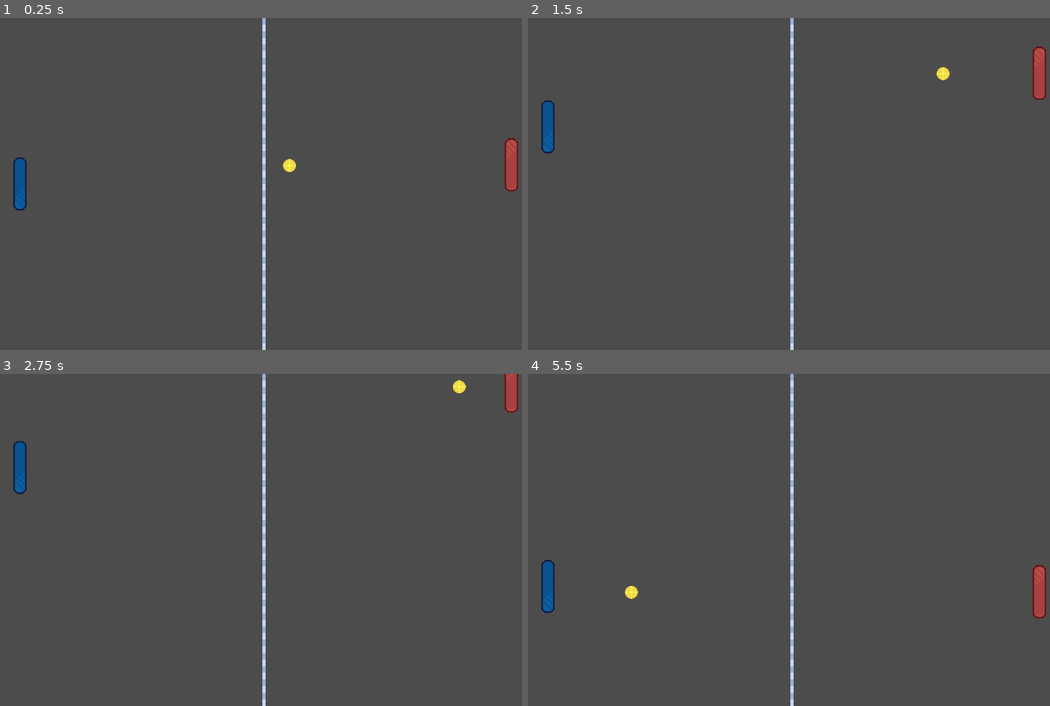
Above: before the commit, frames 1-4 (two rows, left to right).
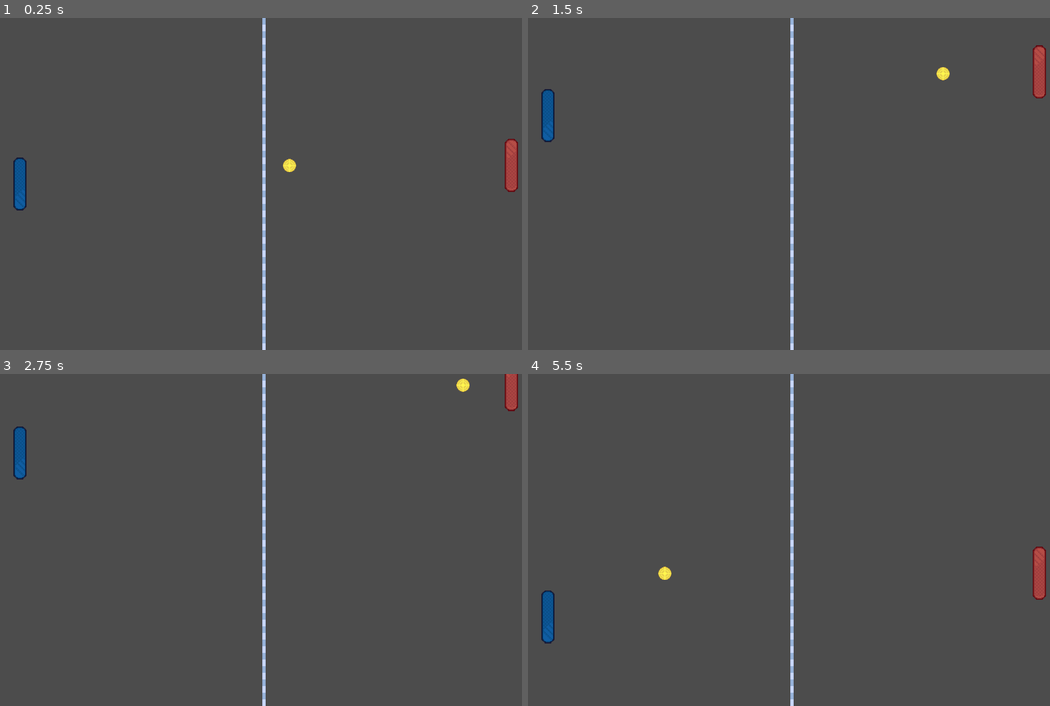
Above: after the commit, the same moments.

Repository: fabarqz/just-another-pong-game-godot
Game: Godot game, scene res://scenes/Game.tscn
Two runs of this game, one before a commit and one after it. Both use one fixed random seed, a clock stepped at 60 frames per second and the inputs below.
Inputs:
- Up to frame 1 (0.25 s): no input
- Up to frame 2 (1.5 s): hold W (player_up) 0.53-1.28 s; hold S (player_down) from 1.28 s (still down)
- Up to frame 3 (2.75 s): release S (player_down) at 2.03 s; hold W (player_up) from 2.03 s (still down)
- Up to frame 4 (5.5 s): release W (player_up) at 3.53 s; hold S (player_down) from 3.53 s (still down)

The runs differ from the first frame. In frame 1, less than 0.1% of the frame differs, in the area x 96-100%, y 36-53%; in frame 2, 0.3%; in frame 3, 0.4%; in frame 4, 1.0%, in the area x 2-100%, y 52-82%.

Commit message:
Added basic scoring functionality

Diff:
--- a/scenes/Game.tscn
+++ b/scenes/Game.tscn
@@ -1,13 +1,16 @@
-[gd_scene load_steps=6 format=2]
+[gd_scene load_steps=7 format=2]
 
 [ext_resource path="res://scenes/rightPaddle.tscn" type="PackedScene" id=1]
 [ext_resource path="res://scenes/leftPaddle.tscn" type="PackedScene" id=2]
 [ext_resource path="res://scenes/separator.tscn" type="PackedScene" id=3]
 [ext_resource path="res://scenes/ball.tscn" type="PackedScene" id=4]
 [ext_resource path="res://scenes/scripts/Game.gd" type="Script" id=5]
+[ext_resource path="res://scenes/ScoreHUD.tscn" type="PackedScene" id=6]
 
 [node name="Game" type="Node2D"]
 script = ExtResource( 5 )
+
+[node name="ScoreHUD" parent="." instance=ExtResource( 6 )]
 
 [node name="leftPaddle" parent="." instance=ExtResource( 2 )]
 position = Vector2( 48, 400 )
--- /dev/null
+++ b/scenes/ScoreHUD.gd
@@ -0,0 +1,21 @@
+extends CanvasLayer
+
+
+func update_score_left(score):
+	$score_left.text=str(score)
+
+func update_score_right(score):
+	$score_right.text=str(score)
+# Declare member variables here. Examples:
+# var a = 2
+# var b = "text"
+
+
+# Called when the node enters the scene tree for the first time.
+func _ready():
+	pass # Replace with function body.
+
+
+# Called every frame. 'delta' is the elapsed time since the previous frame.
+#func _process(delta):
+#	pass
--- /dev/null
+++ b/scenes/ScoreHUD.tscn
@@ -0,0 +1,68 @@
+[gd_scene load_steps=7 format=2]
+
+[ext_resource path="res://assets/fonts/Jaro-Regular-VariableFont_opsz.ttf" type="DynamicFontData" id=1]
+[ext_resource path="res://scenes/ScoreHUD.gd" type="Script" id=2]
+
+[sub_resource type="DynamicFont" id=1]
+size = 48
+font_data = ExtResource( 1 )
+
+[sub_resource type="DynamicFont" id=2]
+size = 48
+font_data = ExtResource( 1 )
+
+[sub_resource type="DynamicFont" id=3]
+size = 36
+font_data = ExtResource( 1 )
+
+[sub_resource type="DynamicFont" id=4]
+size = 36
+font_data = ExtResource( 1 )
+
+[node name="ScoreHUD" type="CanvasLayer"]
+script = ExtResource( 2 )
+__meta__ = {
+"_edit_horizontal_guides_": [ 28.0 ],
+"_edit_vertical_guides_": [ 640.0 ]
+}
+
+[node name="score_left" type="Label" parent="."]
+anchor_right = 0.089
+anchor_bottom = 0.039
+margin_left = 300.0
+margin_top = 72.0
+margin_right = 226.08
+margin_bottom = 226.8
+custom_fonts/font = SubResource( 1 )
+text = "0
+
+"
+align = 1
+
+[node name="score_right" type="Label" parent="."]
+margin_left = 930.0
+margin_top = 72.0
+margin_right = 970.0
+margin_bottom = 195.0
+custom_fonts/font = SubResource( 2 )
+text = "0
+"
+align = 1
+
+[node name="label_left" type="Label" parent="."]
+margin_left = 284.0
+margin_top = 36.0
+margin_right = 356.0
+margin_bottom = 81.0
+custom_fonts/font = SubResource( 3 )
+text = "BLUE"
+align = 1
+
+[node name="label_right" type="Label" parent="."]
+margin_left = 924.0
+margin_top = 36.0
+margin_right = 981.0
+margin_bottom = 81.0
+custom_fonts/font = SubResource( 4 )
+text = "RED"
+align = 1
--- a/scenes/ball.tscn
+++ b/scenes/ball.tscn
@@ -1,6 +1,6 @@
 [gd_scene load_steps=2 format=2]
 
-[ext_resource path="res://assets/fonts/ball.png" type="Texture" id=1]
+[ext_resource path="res://assets/art/ball.png" type="Texture" id=1]
 
 [node name="ball" type="Sprite"]
 texture = ExtResource( 1 )
--- a/scenes/leftPaddle.tscn
+++ b/scenes/leftPaddle.tscn
@@ -1,6 +1,6 @@
 [gd_scene load_steps=2 format=2]
 
-[ext_resource path="res://assets/fonts/paddle_left.png" type="Texture" id=1]
+[ext_resource path="res://assets/art/paddle_left.png" type="Texture" id=1]
 
 [node name="leftPaddle" type="Sprite"]
 texture = ExtResource( 1 )
--- a/scenes/rightPaddle.tscn
+++ b/scenes/rightPaddle.tscn
@@ -1,6 +1,6 @@
 [gd_scene load_steps=2 format=2]
 
-[ext_resource path="res://assets/fonts/paddle_right.png" type="Texture" id=1]
+[ext_resource path="res://assets/art/paddle_right.png" type="Texture" id=1]
 
 [node name="rightPaddle" type="Sprite"]
 texture = ExtResource( 1 )
--- a/scenes/scripts/Game.gd
+++ b/scenes/scripts/Game.gd
@@ -3,13 +3,15 @@
 var screen_size
 var pad_size
 var direction=Vector2(1.0,0.0)
+var left_score=0
+var right_score=0
 
 const MIN_ANGLE_DEGREES=30
 const MAX_ANGLE_DEGREES=60
 
 const INITIAL_BALL_SPEED=300
 var ball_speed=INITIAL_BALL_SPEED
-const PAD_SPEED=250
+const PAD_SPEED=300
 
 const BALL_SIZE=32
 const BALL_RADIUS=BALL_SIZE/2
@@ -43,15 +45,27 @@
 		direction.x=-direction.x
 		direction.y=randf()*2.0-1
 		direction=direction.normalized()
-		ball_speed*=1.2
+		ball_speed*=1.1
 
 	ball_position+=direction*ball_speed*delta
-	#Check for gameover
-	if (ball_position.x<0 or ball_position.x>screen_size.x):
+
+	#Check for score
+	if (ball_position.x<0):
+		right_score+=1
+		$ScoreHUD.update_score_right(right_score)
 		ball_position=screen_size*0.5
 		ball_speed=INITIAL_BALL_SPEED
 		direction=Vector2(-1,0)
 		randomize_direction()
+
+	elif (ball_position.x>screen_size.x):
+		left_score+=1
+		$ScoreHUD.update_score_left(left_score)
+		ball_position=screen_size*0.5
+		ball_speed=INITIAL_BALL_SPEED
+		direction=Vector2(-1,0)
+		randomize_direction()
+
 
 	$ball.set_position(ball_position)
 
--- a/scenes/separator.tscn
+++ b/scenes/separator.tscn
@@ -1,6 +1,6 @@
 [gd_scene load_steps=2 format=2]
 
-[ext_resource path="res://assets/fonts/barrier.png" type="Texture" id=1]
+[ext_resource path="res://assets/art/barrier.png" type="Texture" id=1]
 
 [node name="separator" type="Sprite"]
 texture = ExtResource( 1 )
Not shown, added: .mono/metadata/ide_messaging_meta.txt
Renamed: assets/fonts/ball.png -> assets/art/ball.png
Renamed: assets/fonts/barrier.png -> assets/art/barrier.png
Renamed: assets/fonts/paddle_left.png -> assets/art/paddle_left.png
Renamed: assets/fonts/paddle_right.png -> assets/art/paddle_right.png
